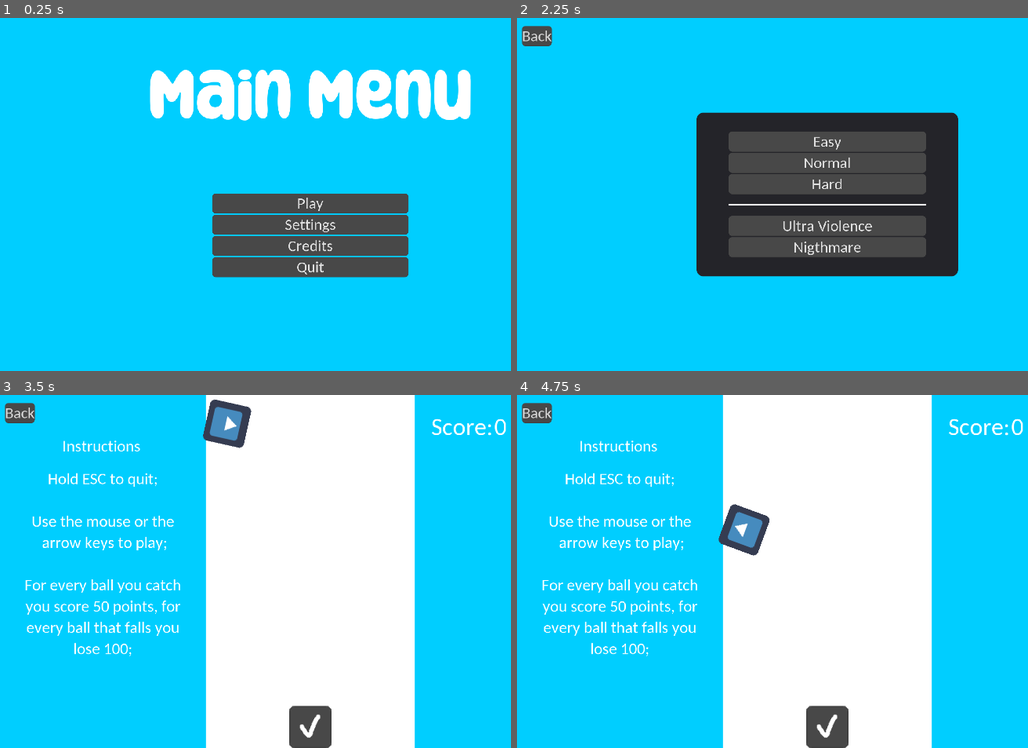
Above: before the commit, frames 1-4 (two rows, left to right).
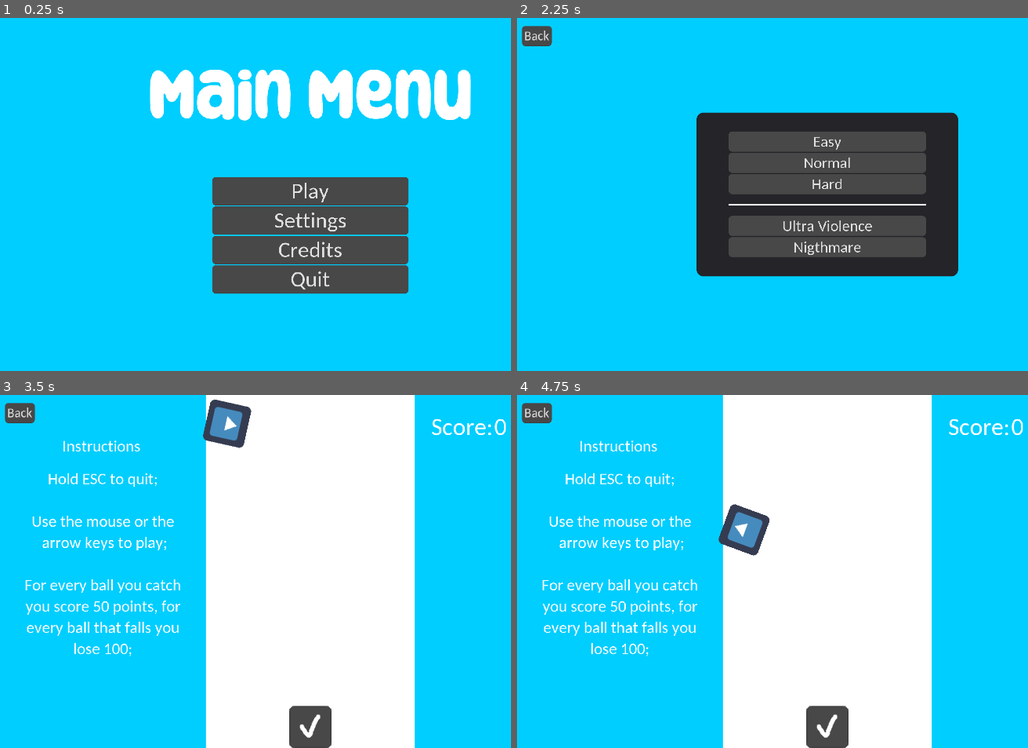
Above: after the commit, the same moments.

Repository: RasaHakaton/FallBall
Game: Godot game, scene res://MainMenu/MainMenu.tscn
Same seed, same stepped clock (60 frames per second), same inputs: the game is played once before the commit and once after it. The engine's default icon, where the game draws it, is replaced by a stand-in: a white triangle on a blue panel in a dark square.
Inputs (mouse positions are in pixels of both pictures, inside the frame that each line leads up to):
- Up to frame 1 (0.25 s): no input
- Up to frame 2 (2.25 s): click "Play" at 0.5 s; click "Back" at 1.25 s; click "Play" at 2 s
- Up to frame 3 (3.5 s): click "Easy" at 2.75 s
- Up to frame 4 (4.75 s): move the mouse to (828, 730) at 3.52 s; hold Right (ui_right) 3.53-4.28 s; click (828, 730) at 3.6 s; move the mouse to (700, 589) at 4.27 s; hold Down (ui_down) from 4.28 s (still down); click (700, 589) at 4.35 s

The runs differ from the first frame. In frame 1, 4.9% of the frame differs, in the area x 41-80%, y 45-79%; in frame 2, less than 0.1%; in frame 3, less than 0.1%; in frame 4, less than 0.1%.

Commit message:
UI Updates

Diff:
--- a/Game/Main.tscn
+++ b/Game/Main.tscn
@@ -10,6 +10,13 @@
 [ext_resource path="res://MainMenu/Settings/Settings.tres" type="Theme" id=8]
 [ext_resource path="res://MainMenu/Settings/PanelTheme.tres" type="Theme" id=9]
 
+[sub_resource type="DynamicFont" id=10]
+size = 88
+font_data = ExtResource( 3 )
+
+[sub_resource type="Theme" id=11]
+default_font = SubResource( 10 )
+
 [sub_resource type="DynamicFont" id=9]
 size = 88
 font_data = ExtResource( 3 )
@@ -85,28 +92,28 @@
 
 [node name="Label" type="Label" parent="TryAgain/VBoxContainer"]
 margin_right = 604.0
-margin_bottom = 59.0
-theme = ExtResource( 8 )
+margin_bottom = 108.0
+theme = SubResource( 11 )
 text = "Try again?"
 align = 1
 
 [node name="Control" type="Control" parent="TryAgain/VBoxContainer"]
-margin_top = 63.0
-margin_right = 604.0
-margin_bottom = 164.0
+margin_top = 112.0
+margin_right = 604.0
+margin_bottom = 189.0
 size_flags_horizontal = 3
 size_flags_vertical = 3
 
 [node name="Retry" type="Button" parent="TryAgain/VBoxContainer"]
-margin_top = 168.0
-margin_right = 604.0
-margin_bottom = 278.0
+margin_top = 193.0
+margin_right = 604.0
+margin_bottom = 303.0
 theme = ExtResource( 8 )
 custom_fonts/font = SubResource( 9 )
 text = "Retry"
 
 [node name="Control2" type="Control" parent="TryAgain/VBoxContainer"]
-margin_top = 282.0
+margin_top = 307.0
 margin_right = 604.0
 margin_bottom = 384.0
 size_flags_horizontal = 3
--- /dev/null
+++ b/MainMenu/BackToMenu/Back.tres
@@ -0,0 +1,118 @@
+[gd_resource type="Theme" load_steps=17 format=2]
+
+[ext_resource path="res://Fonts/Carlito-Regular.ttf" type="DynamicFontData" id=1]
+[ext_resource path="res://MainMenu/Settings/Buttons/ResolutionSlider/arrows.png" type="Texture" id=2]
+[ext_resource path="res://MainMenu/Settings/Buttons/FullScreen/spacer.png" type="Texture" id=3]
+[ext_resource path="res://MainMenu/Settings/Buttons/FullScreen/check.png" type="Texture" id=4]
+
+[sub_resource type="StyleBoxEmpty" id=2]
+
+[sub_resource type="StyleBoxFlat" id=10]
+bg_color = Color( 0.333333, 0.333333, 0.333333, 1 )
+border_color = Color( 0.258824, 0.258824, 0.258824, 1 )
+corner_radius_top_left = 10
+corner_radius_top_right = 10
+corner_radius_bottom_right = 10
+corner_radius_bottom_left = 10
+
+[sub_resource type="StyleBoxFlat" id=11]
+bg_color = Color( 0.286275, 0.286275, 0.286275, 1 )
+border_width_bottom = 2
+border_color = Color( 0.258824, 0.258824, 0.258824, 1 )
+corner_radius_top_left = 10
+corner_radius_top_right = 10
+corner_radius_bottom_right = 10
+corner_radius_bottom_left = 10
+
+[sub_resource type="StyleBoxFlat" id=12]
+bg_color = Color( 0.25098, 0.25098, 0.25098, 1 )
+border_color = Color( 0.258824, 0.258824, 0.258824, 1 )
+corner_radius_top_left = 10
+corner_radius_top_right = 10
+corner_radius_bottom_right = 10
+corner_radius_bottom_left = 10
+
+[sub_resource type="StyleBoxEmpty" id=3]
+
+[sub_resource type="StyleBoxFlat" id=6]
+bg_color = Color( 0.286275, 0.286275, 0.286275, 1 )
+border_width_left = 2
+border_width_top = 2
+border_width_right = 2
+border_width_bottom = 2
+border_color = Color( 0.258824, 0.258824, 0.258824, 1 )
+corner_radius_top_left = 10
+corner_radius_top_right = 10
+corner_radius_bottom_right = 10
+corner_radius_bottom_left = 10
+
+[sub_resource type="StyleBoxFlat" id=7]
+bg_color = Color( 0.286275, 0.286275, 0.286275, 1 )
+border_width_left = 2
+border_width_top = 2
+border_width_right = 2
+border_width_bottom = 2
+border_color = Color( 0.258824, 0.258824, 0.258824, 1 )
+corner_radius_top_left = 10
+corner_radius_top_right = 10
+corner_radius_bottom_right = 10
+corner_radius_bottom_left = 10
+
+[sub_resource type="StyleBoxEmpty" id=4]
+
+[sub_resource type="StyleBoxFlat" id=9]
+bg_color = Color( 0.333333, 0.333333, 0.333333, 1 )
+border_width_left = 2
+border_width_top = 2
+border_width_right = 2
+border_width_bottom = 2
+border_color = Color( 0.258824, 0.258824, 0.258824, 1 )
+corner_radius_top_left = 10
+corner_radius_top_right = 10
+corner_radius_bottom_right = 10
+corner_radius_bottom_left = 10
+
+[sub_resource type="StyleBoxFlat" id=5]
+bg_color = Color( 0.286275, 0.286275, 0.286275, 1 )
+border_width_left = 2
+border_width_top = 2
+border_width_right = 2
+border_width_bottom = 2
+border_color = Color( 0.258824, 0.258824, 0.258824, 1 )
+corner_radius_top_left = 10
+corner_radius_top_right = 10
+corner_radius_bottom_right = 10
+corner_radius_bottom_left = 10
+
+[sub_resource type="StyleBoxFlat" id=8]
+bg_color = Color( 0.253906, 0.253906, 0.253906, 1 )
+border_width_left = 2
+border_width_top = 2
+border_width_right = 2
+border_width_bottom = 2
+corner_radius_top_left = 10
+corner_radius_top_right = 10
+corner_radius_bottom_right = 10
+
+[sub_resource type="DynamicFont" id=1]
+size = 40
+font_data = ExtResource( 1 )
+
+[resource]
+default_font = SubResource( 1 )
+Button/styles/focus = SubResource( 2 )
+Button/styles/hover = SubResource( 10 )
+Button/styles/normal = SubResource( 11 )
+Button/styles/pressed = SubResource( 12 )
+CheckBox/icons/checked = ExtResource( 4 )
+CheckBox/icons/unchecked = ExtResource( 3 )
+CheckBox/styles/focus = SubResource( 3 )
+CheckBox/styles/normal = SubResource( 6 )
+CheckBox/styles/pressed = SubResource( 7 )
+OptionButton/constants/arrow_margin = 10
+OptionButton/constants/hseparation = 15
+OptionButton/icons/arrow = ExtResource( 2 )
+OptionButton/styles/focus = SubResource( 4 )
+OptionButton/styles/hover = SubResource( 9 )
+OptionButton/styles/normal = SubResource( 5 )
+OptionButton/styles/pressed = SubResource( 8 )
--- a/MainMenu/BackToMenu/Back.tscn
+++ b/MainMenu/BackToMenu/Back.tscn
@@ -1,11 +1,11 @@
 [gd_scene load_steps=3 format=2]
 
 [ext_resource path="res://MainMenu/BackToMenu/Back.gd" type="Script" id=1]
-[ext_resource path="res://MainMenu/Settings/Settings.tres" type="Theme" id=2]
+[ext_resource path="res://MainMenu/BackToMenu/Back.tres" type="Theme" id=2]
 
 [node name="Back" type="Button"]
-margin_right = 12.0
-margin_bottom = 20.0
+margin_right = 134.0
+margin_bottom = 61.0
 theme = ExtResource( 2 )
 text = "Back"
 script = ExtResource( 1 )
--- a/MainMenu/MainMenu.tscn
+++ b/MainMenu/MainMenu.tscn
@@ -3,7 +3,7 @@
 [ext_resource path="res://MainMenu/MainMenu.gd" type="Script" id=1]
 [ext_resource path="res://MainMenu/MainMenu.tres" type="Theme" id=2]
 [ext_resource path="res://MainMenu/Settings/Settings.tscn" type="PackedScene" id=3]
-[ext_resource path="res://MainMenu/Settings/Settings.tres" type="Theme" id=4]
+[ext_resource path="res://MainMenu/MainMenuButtons.tres" type="Theme" id=4]
 
 [node name="MainMenu" type="Control"]
 anchor_right = 1.0
@@ -65,13 +65,13 @@
 }
 
 [node name="Play" type="Button" parent="VBoxContainer"]
-margin_top = 187.0
+margin_top = 137.0
 margin_right = 600.0
-margin_bottom = 248.0
+margin_bottom = 223.0
 text = "Play"
 
 [node name="Settings" type="Button" parent="VBoxContainer"]
-margin_top = 252.0
+margin_top = 227.0
 margin_right = 600.0
 margin_bottom = 313.0
 text = "Settings"
@@ -79,13 +79,13 @@
 [node name="Credits" type="Button" parent="VBoxContainer"]
 margin_top = 317.0
 margin_right = 600.0
-margin_bottom = 378.0
+margin_bottom = 403.0
 text = "Credits"
 
 [node name="Quit" type="Button" parent="VBoxContainer"]
-margin_top = 382.0
+margin_top = 407.0
 margin_right = 600.0
-margin_bottom = 443.0
+margin_bottom = 493.0
 text = "Quit"
 
 [node name="Settings" parent="." instance=ExtResource( 3 )]
--- /dev/null
+++ b/MainMenu/MainMenuButtons.tres
@@ -0,0 +1,118 @@
+[gd_resource type="Theme" load_steps=17 format=2]
+
+[ext_resource path="res://Fonts/Carlito-Regular.ttf" type="DynamicFontData" id=1]
+[ext_resource path="res://MainMenu/Settings/Buttons/ResolutionSlider/arrows.png" type="Texture" id=2]
+[ext_resource path="res://MainMenu/Settings/Buttons/FullScreen/spacer.png" type="Texture" id=3]
+[ext_resource path="res://MainMenu/Settings/Buttons/FullScreen/check.png" type="Texture" id=4]
+
+[sub_resource type="StyleBoxEmpty" id=2]
+
+[sub_resource type="StyleBoxFlat" id=10]
+bg_color = Color( 0.333333, 0.333333, 0.333333, 1 )
+border_color = Color( 0.258824, 0.258824, 0.258824, 1 )
+corner_radius_top_left = 10
+corner_radius_top_right = 10
+corner_radius_bottom_right = 10
+corner_radius_bottom_left = 10
+
+[sub_resource type="StyleBoxFlat" id=11]
+bg_color = Color( 0.286275, 0.286275, 0.286275, 1 )
+border_width_bottom = 2
+border_color = Color( 0.258824, 0.258824, 0.258824, 1 )
+corner_radius_top_left = 10
+corner_radius_top_right = 10
+corner_radius_bottom_right = 10
+corner_radius_bottom_left = 10
+
+[sub_resource type="StyleBoxFlat" id=12]
+bg_color = Color( 0.25098, 0.25098, 0.25098, 1 )
+border_color = Color( 0.258824, 0.258824, 0.258824, 1 )
+corner_radius_top_left = 10
+corner_radius_top_right = 10
+corner_radius_bottom_right = 10
+corner_radius_bottom_left = 10
+
+[sub_resource type="StyleBoxEmpty" id=3]
+
+[sub_resource type="StyleBoxFlat" id=6]
+bg_color = Color( 0.286275, 0.286275, 0.286275, 1 )
+border_width_left = 2
+border_width_top = 2
+border_width_right = 2
+border_width_bottom = 2
+border_color = Color( 0.258824, 0.258824, 0.258824, 1 )
+corner_radius_top_left = 10
+corner_radius_top_right = 10
+corner_radius_bottom_right = 10
+corner_radius_bottom_left = 10
+
+[sub_resource type="StyleBoxFlat" id=7]
+bg_color = Color( 0.286275, 0.286275, 0.286275, 1 )
+border_width_left = 2
+border_width_top = 2
+border_width_right = 2
+border_width_bottom = 2
+border_color = Color( 0.258824, 0.258824, 0.258824, 1 )
+corner_radius_top_left = 10
+corner_radius_top_right = 10
+corner_radius_bottom_right = 10
+corner_radius_bottom_left = 10
+
+[sub_resource type="StyleBoxEmpty" id=4]
+
+[sub_resource type="StyleBoxFlat" id=9]
+bg_color = Color( 0.333333, 0.333333, 0.333333, 1 )
+border_width_left = 2
+border_width_top = 2
+border_width_right = 2
+border_width_bottom = 2
+border_color = Color( 0.258824, 0.258824, 0.258824, 1 )
+corner_radius_top_left = 10
+corner_radius_top_right = 10
+corner_radius_bottom_right = 10
+corner_radius_bottom_left = 10
+
+[sub_resource type="StyleBoxFlat" id=5]
+bg_color = Color( 0.286275, 0.286275, 0.286275, 1 )
+border_width_left = 2
+border_width_top = 2
+border_width_right = 2
+border_width_bottom = 2
+border_color = Color( 0.258824, 0.258824, 0.258824, 1 )
+corner_radius_top_left = 10
+corner_radius_top_right = 10
+corner_radius_bottom_right = 10
+corner_radius_bottom_left = 10
+
+[sub_resource type="StyleBoxFlat" id=8]
+bg_color = Color( 0.253906, 0.253906, 0.253906, 1 )
+border_width_left = 2
+border_width_top = 2
+border_width_right = 2
+border_width_bottom = 2
+corner_radius_top_left = 10
+corner_radius_top_right = 10
+corner_radius_bottom_right = 10
+
+[sub_resource type="DynamicFont" id=1]
+size = 68
+font_data = ExtResource( 1 )
+
+[resource]
+default_font = SubResource( 1 )
+Button/styles/focus = SubResource( 2 )
+Button/styles/hover = SubResource( 10 )
+Button/styles/normal = SubResource( 11 )
+Button/styles/pressed = SubResource( 12 )
+CheckBox/icons/checked = ExtResource( 4 )
+CheckBox/icons/unchecked = ExtResource( 3 )
+CheckBox/styles/focus = SubResource( 3 )
+CheckBox/styles/normal = SubResource( 6 )
+CheckBox/styles/pressed = SubResource( 7 )
+OptionButton/constants/arrow_margin = 10
+OptionButton/constants/hseparation = 15
+OptionButton/icons/arrow = ExtResource( 2 )
+OptionButton/styles/focus = SubResource( 4 )
+OptionButton/styles/hover = SubResource( 9 )
+OptionButton/styles/normal = SubResource( 5 )
+OptionButton/styles/pressed = SubResource( 8 )
--- /dev/null
+++ b/MainMenu/Settings/Buttons/Buttons.tres
@@ -0,0 +1,118 @@
+[gd_resource type="Theme" load_steps=17 format=2]
+
+[ext_resource path="res://Fonts/Carlito-Regular.ttf" type="DynamicFontData" id=1]
+[ext_resource path="res://MainMenu/Settings/Buttons/ResolutionSlider/arrows.png" type="Texture" id=2]
+[ext_resource path="res://MainMenu/Settings/Buttons/FullScreen/spacer.png" type="Texture" id=3]
+[ext_resource path="res://MainMenu/Settings/Buttons/FullScreen/check.png" type="Texture" id=4]
+
+[sub_resource type="StyleBoxEmpty" id=2]
+
+[sub_resource type="StyleBoxFlat" id=10]
+bg_color = Color( 0.333333, 0.333333, 0.333333, 1 )
+border_color = Color( 0.258824, 0.258824, 0.258824, 1 )
+corner_radius_top_left = 10
+corner_radius_top_right = 10
+corner_radius_bottom_right = 10
+corner_radius_bottom_left = 10
+
+[sub_resource type="StyleBoxFlat" id=11]
+bg_color = Color( 0.286275, 0.286275, 0.286275, 1 )
+border_width_bottom = 2
+border_color = Color( 0.258824, 0.258824, 0.258824, 1 )
+corner_radius_top_left = 10
+corner_radius_top_right = 10
+corner_radius_bottom_right = 10
+corner_radius_bottom_left = 10
+
+[sub_resource type="StyleBoxFlat" id=12]
+bg_color = Color( 0.25098, 0.25098, 0.25098, 1 )
+border_color = Color( 0.258824, 0.258824, 0.258824, 1 )
+corner_radius_top_left = 10
+corner_radius_top_right = 10
+corner_radius_bottom_right = 10
+corner_radius_bottom_left = 10
+
+[sub_resource type="StyleBoxEmpty" id=3]
+
+[sub_resource type="StyleBoxFlat" id=6]
+bg_color = Color( 0.286275, 0.286275, 0.286275, 1 )
+border_width_left = 2
+border_width_top = 2
+border_width_right = 2
+border_width_bottom = 2
+border_color = Color( 0.258824, 0.258824, 0.258824, 1 )
+corner_radius_top_left = 10
+corner_radius_top_right = 10
+corner_radius_bottom_right = 10
+corner_radius_bottom_left = 10
+
+[sub_resource type="StyleBoxFlat" id=7]
+bg_color = Color( 0.286275, 0.286275, 0.286275, 1 )
+border_width_left = 2
+border_width_top = 2
+border_width_right = 2
+border_width_bottom = 2
+border_color = Color( 0.258824, 0.258824, 0.258824, 1 )
+corner_radius_top_left = 10
+corner_radius_top_right = 10
+corner_radius_bottom_right = 10
+corner_radius_bottom_left = 10
+
+[sub_resource type="StyleBoxEmpty" id=4]
+
+[sub_resource type="StyleBoxFlat" id=9]
+bg_color = Color( 0.333333, 0.333333, 0.333333, 1 )
+border_width_left = 2
+border_width_top = 2
+border_width_right = 2
+border_width_bottom = 2
+border_color = Color( 0.258824, 0.258824, 0.258824, 1 )
+corner_radius_top_left = 10
+corner_radius_top_right = 10
+corner_radius_bottom_right = 10
+corner_radius_bottom_left = 10
+
+[sub_resource type="StyleBoxFlat" id=5]
+bg_color = Color( 0.286275, 0.286275, 0.286275, 1 )
+border_width_left = 2
+border_width_top = 2
+border_width_right = 2
+border_width_bottom = 2
+border_color = Color( 0.258824, 0.258824, 0.258824, 1 )
+corner_radius_top_left = 10
+corner_radius_top_right = 10
+corner_radius_bottom_right = 10
+corner_radius_bottom_left = 10
+
+[sub_resource type="StyleBoxFlat" id=8]
+bg_color = Color( 0.253906, 0.253906, 0.253906, 1 )
+border_width_left = 2
+border_width_top = 2
+border_width_right = 2
+border_width_bottom = 2
+corner_radius_top_left = 10
+corner_radius_top_right = 10
+corner_radius_bottom_right = 10
+
+[sub_resource type="DynamicFont" id=1]
+size = 48
+font_data = ExtResource( 1 )
+
+[resource]
+default_font = SubResource( 1 )
+Button/styles/focus = SubResource( 2 )
+Button/styles/hover = SubResource( 10 )
+Button/styles/normal = SubResource( 11 )
+Button/styles/pressed = SubResource( 12 )
+CheckBox/icons/checked = ExtResource( 4 )
+CheckBox/icons/unchecked = ExtResource( 3 )
+CheckBox/styles/focus = SubResource( 3 )
+CheckBox/styles/normal = SubResource( 6 )
+CheckBox/styles/pressed = SubResource( 7 )
+OptionButton/constants/arrow_margin = 10
+OptionButton/constants/hseparation = 15
+OptionButton/icons/arrow = ExtResource( 2 )
+OptionButton/styles/focus = SubResource( 4 )
+OptionButton/styles/hover = SubResource( 9 )
+OptionButton/styles/normal = SubResource( 5 )
+OptionButton/styles/pressed = SubResource( 8 )
--- a/MainMenu/Settings/Buttons/FullScreen/FullscreenCheckbox.tscn
+++ b/MainMenu/Settings/Buttons/FullScreen/FullscreenCheckbox.tscn
@@ -23,15 +23,23 @@
 margin_bottom = 43.0
 text = "Fullscreen"
 
+[node name="Control" type="Control" parent="."]
+margin_left = 70.0
+margin_right = 70.0
+margin_bottom = 72.0
+size_flags_horizontal = 3
+size_flags_vertical = 3
+
 [node name="TextureRect" type="TextureRect" parent="."]
-margin_left = 70.0
-margin_right = 134.0
+visible = false
+margin_left = 74.0
+margin_right = 138.0
 margin_bottom = 72.0
 texture = ExtResource( 3 )
 
 [node name="CheckBox" type="CheckBox" parent="."]
-margin_left = 138.0
-margin_right = 210.0
+margin_left = 74.0
+margin_right = 146.0
 margin_bottom = 72.0
 theme = SubResource( 1 )
 custom_icons/unchecked_disabled = ExtResource( 4 )
--- a/MainMenu/Settings/Buttons/ResolutionSlider/ResolutionSelector.tscn
+++ b/MainMenu/Settings/Buttons/ResolutionSlider/ResolutionSelector.tscn
@@ -16,9 +16,19 @@
 margin_bottom = 27.0
 text = "Resolution"
 
+[node name="Control" type="Control" parent="."]
+margin_left = 72.0
+margin_right = 72.0
+margin_bottom = 40.0
+size_flags_horizontal = 3
+size_flags_vertical = 3
+__meta__ = {
+"_edit_use_anchors_": false
+}
+
 [node name="OptionButton" type="OptionButton" parent="."]
-margin_left = 72.0
-margin_right = 164.0
+margin_left = 76.0
+margin_right = 168.0
 margin_bottom = 40.0
 text = "1280x720"
 items = [ "1280x720", null, false, 0, null, "1920x1080", null, false, 1, null, "640x360", null, false, 2, null ]
--- /dev/null
+++ b/MainMenu/Settings/SettingsOG.tres
@@ -0,0 +1,118 @@
+[gd_resource type="Theme" load_steps=17 format=2]
+
+[ext_resource path="res://Fonts/Carlito-Regular.ttf" type="DynamicFontData" id=1]
+[ext_resource path="res://MainMenu/Settings/Buttons/FullScreen/check.png" type="Texture" id=2]
+[ext_resource path="res://MainMenu/Settings/Buttons/FullScreen/spacer.png" type="Texture" id=3]
+[ext_resource path="res://MainMenu/Settings/Buttons/ResolutionSlider/arrows.png" type="Texture" id=4]
+
+[sub_resource type="StyleBoxEmpty" id=2]
+
+[sub_resource type="StyleBoxFlat" id=10]
+bg_color = Color( 0.333333, 0.333333, 0.333333, 1 )
+border_color = Color( 0.258824, 0.258824, 0.258824, 1 )
+corner_radius_top_left = 10
+corner_radius_top_right = 10
+corner_radius_bottom_right = 10
+corner_radius_bottom_left = 10
+
+[sub_resource type="StyleBoxFlat" id=11]
+bg_color = Color( 0.286275, 0.286275, 0.286275, 1 )
+border_width_bottom = 2
+border_color = Color( 0.258824, 0.258824, 0.258824, 1 )
+corner_radius_top_left = 10
+corner_radius_top_right = 10
+corner_radius_bottom_right = 10
+corner_radius_bottom_left = 10
+
+[sub_resource type="StyleBoxFlat" id=12]
+bg_color = Color( 0.25098, 0.25098, 0.25098, 1 )
+border_color = Color( 0.258824, 0.258824, 0.258824, 1 )
+corner_radius_top_left = 10
+corner_radius_top_right = 10
+corner_radius_bottom_right = 10
+corner_radius_bottom_left = 10
+
+[sub_resource type="StyleBoxEmpty" id=3]
+
+[sub_resource type="StyleBoxFlat" id=6]
+bg_color = Color( 0.286275, 0.286275, 0.286275, 1 )
+border_width_left = 2
+border_width_top = 2
+border_width_right = 2
+border_width_bottom = 2
+border_color = Color( 0.258824, 0.258824, 0.258824, 1 )
+corner_radius_top_left = 10
+corner_radius_top_right = 10
+corner_radius_bottom_right = 10
+corner_radius_bottom_left = 10
+
+[sub_resource type="StyleBoxFlat" id=7]
+bg_color = Color( 0.286275, 0.286275, 0.286275, 1 )
+border_width_left = 2
+border_width_top = 2
+border_width_right = 2
+border_width_bottom = 2
+border_color = Color( 0.258824, 0.258824, 0.258824, 1 )
+corner_radius_top_left = 10
+corner_radius_top_right = 10
+corner_radius_bottom_right = 10
+corner_radius_bottom_left = 10
+
+[sub_resource type="StyleBoxEmpty" id=4]
+
+[sub_resource type="StyleBoxFlat" id=9]
+bg_color = Color( 0.333333, 0.333333, 0.333333, 1 )
+border_width_left = 2
+border_width_top = 2
+border_width_right = 2
+border_width_bottom = 2
+border_color = Color( 0.258824, 0.258824, 0.258824, 1 )
+corner_radius_top_left = 10
+corner_radius_top_right = 10
+corner_radius_bottom_right = 10
+corner_radius_bottom_left = 10
+
+[sub_resource type="StyleBoxFlat" id=5]
+bg_color = Color( 0.286275, 0.286275, 0.286275, 1 )
+border_width_left = 2
+border_width_top = 2
+border_width_right = 2
+border_width_bottom = 2
+border_color = Color( 0.258824, 0.258824, 0.258824, 1 )
+corner_radius_top_left = 10
+corner_radius_top_right = 10
+corner_radius_bottom_right = 10
+corner_radius_bottom_left = 10
+
+[sub_resource type="StyleBoxFlat" id=8]
+bg_color = Color( 0.253906, 0.253906, 0.253906, 1 )
+border_width_left = 2
+border_width_top = 2
+border_width_right = 2
+border_width_bottom = 2
+corner_radius_top_left = 10
+corner_radius_top_right = 10
+corner_radius_bottom_right = 10
+
+[sub_resource type="DynamicFont" id=1]
+size = 48
+font_data = ExtResource( 1 )
+
+[resource]
+default_font = SubResource( 1 )
+Button/styles/focus = SubResource( 2 )
+Button/styles/hover = SubResource( 10 )
+Button/styles/normal = SubResource( 11 )
+Button/styles/pressed = SubResource( 12 )
+CheckBox/icons/checked = ExtResource( 2 )
+CheckBox/icons/unchecked = ExtResource( 3 )
+CheckBox/styles/focus = SubResource( 3 )
+CheckBox/styles/normal = SubResource( 6 )
+CheckBox/styles/pressed = SubResource( 7 )
+OptionButton/constants/arrow_margin = 10
+OptionButton/constants/hseparation = 15
+OptionButton/icons/arrow = ExtResource( 4 )
+OptionButton/styles/focus = SubResource( 4 )
+OptionButton/styles/hover = SubResource( 9 )
+OptionButton/styles/normal = SubResource( 5 )
+OptionButton/styles/pressed = SubResource( 8 )
Not shown: 1 places in Game/Main.tscn that only renumber resources
